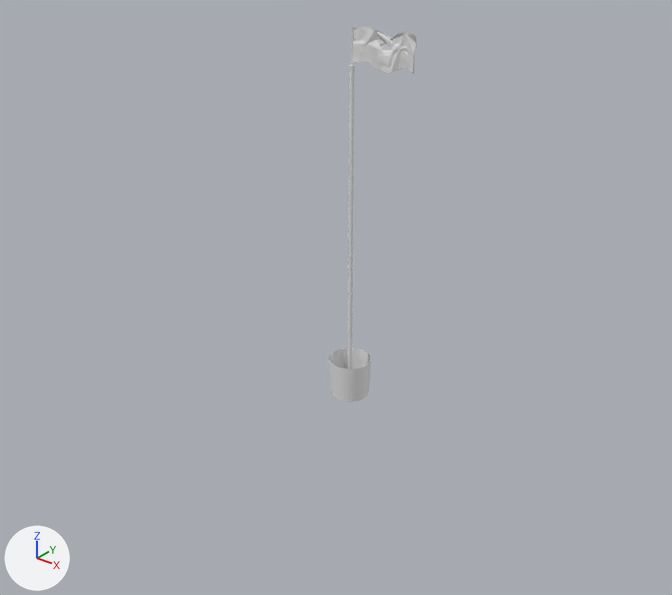
Renders of the Blender file Assets/prefabs/pinhole.blend from each side of a commit.
Both versions are drawn from a 50 mm camera at (25.7, -33.3, 24.8) aimed at (0.3, -1.5, 5.2). Every picture has the same lights, and +X, +Y and +Z are marked at lower left.
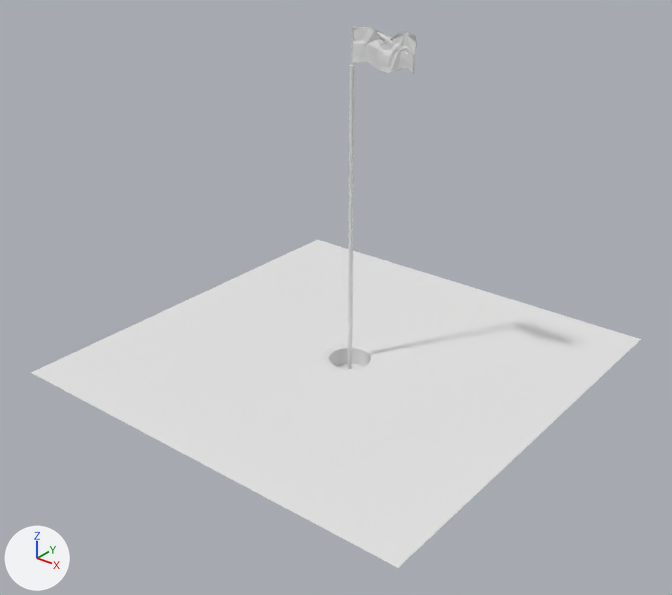
Where the change shows, as pixel boxes (x1, y1, x2, y2) in the pictures (672 x 595 px):
'Plane', added
    after: (31, 240, 641, 568)
'pinholebottom', added
    after: (337, 364, 363, 369)

The change, as a list of edits to the scene's bpy script:
```text
Add me_plane:
    me_plane.from_pydata(...)  # 52 vertices, 2 faces; spans x -8.1..8.4, y -8.4..8.1, z 0.0
Add me_plane_001:
    me_plane_001.from_pydata(...)  # 96 vertices, 49 faces; spans x 1.56..3.56, y -7.17..-5.17, z -3.86..-3.79
Add ob_plane:
    ob_plane = bpy.data.objects.new('Plane', me_plane)
    ob_plane.location = (-0.41, 0.17, 1.08)
    ob_plane.scale = (1.36, 1.36, 1.36)
Add ob_pinholebottom:
    ob_pinholebottom = bpy.data.objects.new('pinholebottom', me_plane_001)
    ob_pinholebottom.location = (-3.55, 8.39, 5.25)
    ob_pinholebottom.scale = (1.36, 1.36, 1.36)
```
